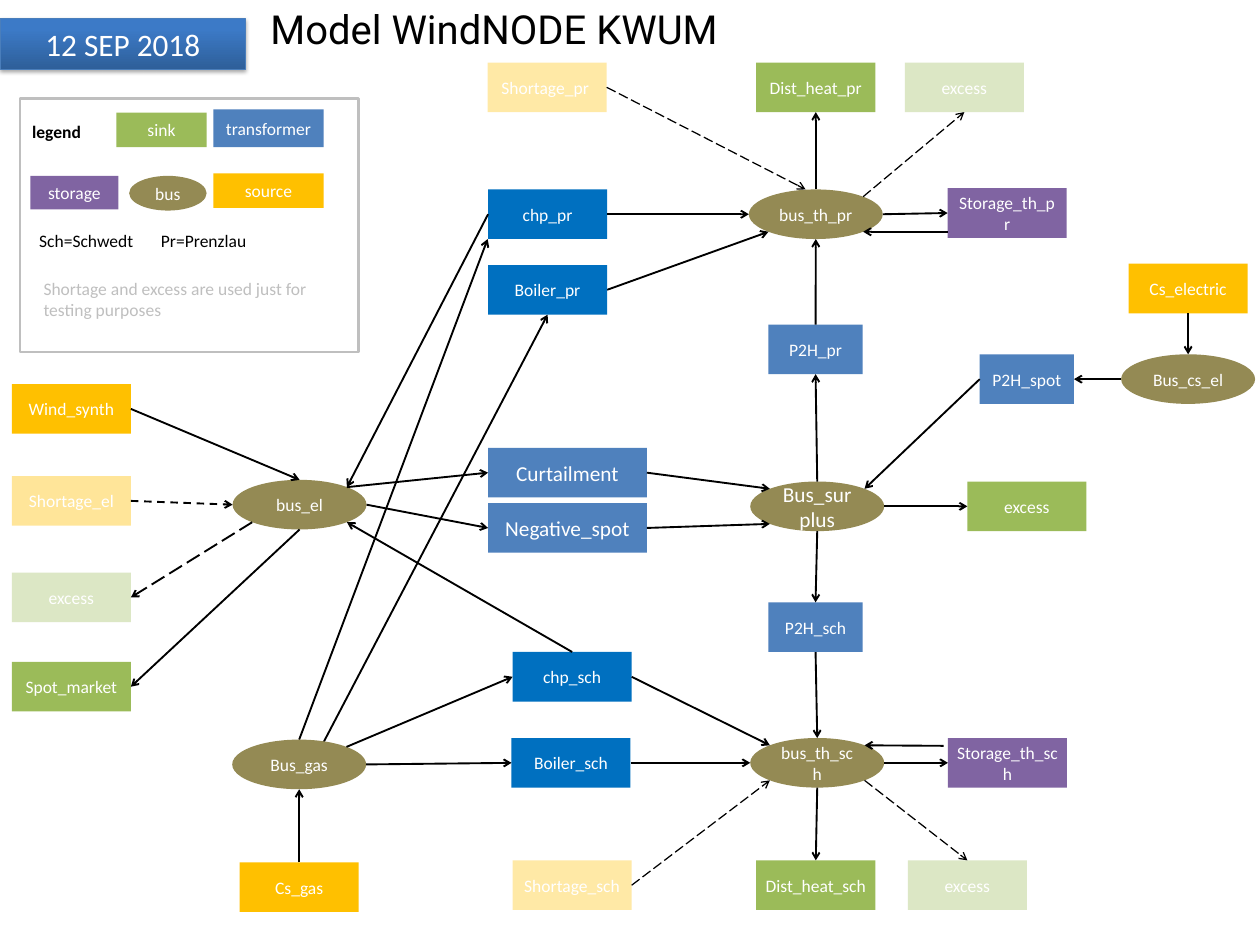
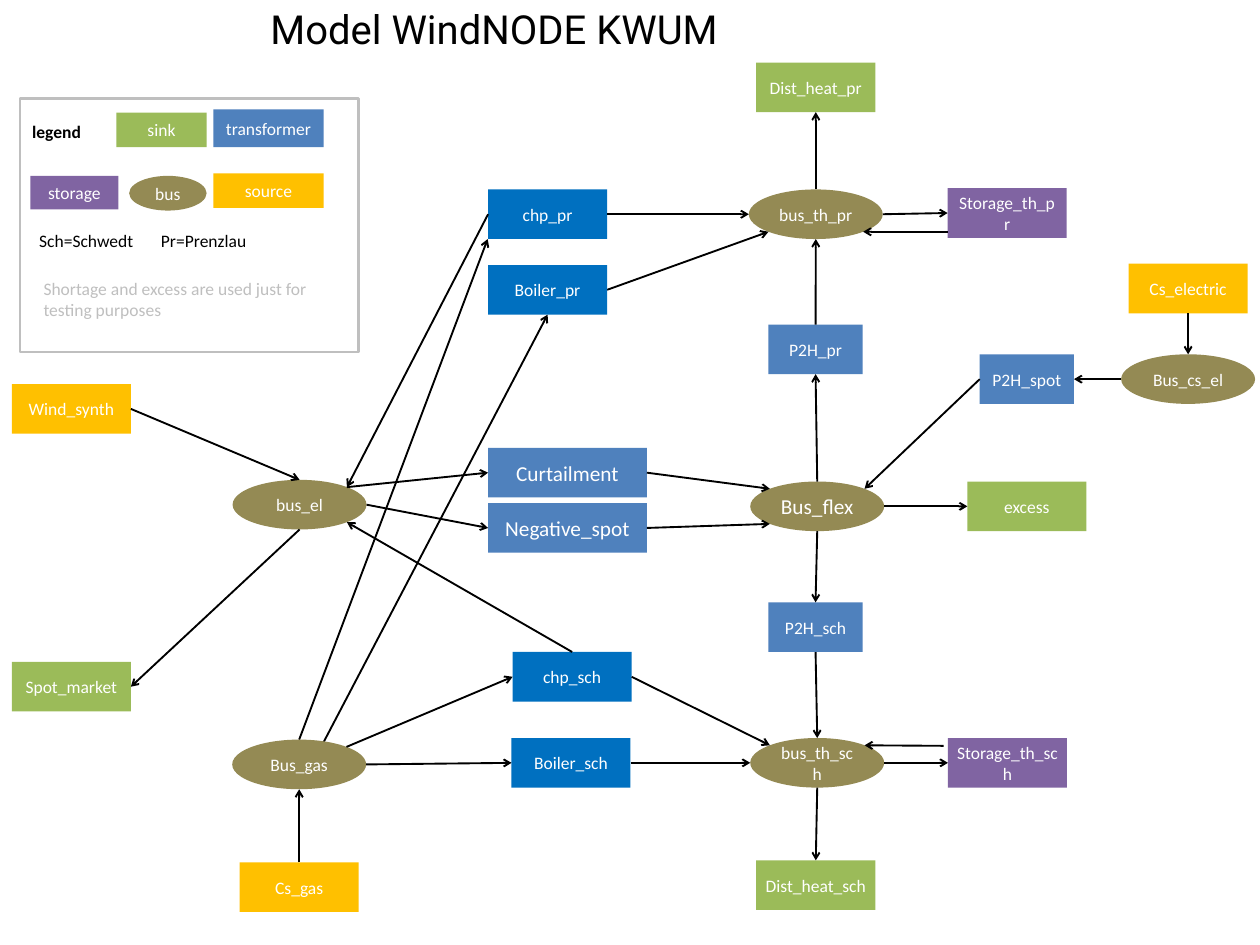
Before and after one commit to windnode/WindNODE_KWUM, a slide deck: slide 1 of windnode_kwum/docs/Modell_KWUM.pptx. Drawn at 1260x945 pixels with LibreOffice and Linux fonts; fonts in the diff are those of the drawing. Boxes give left, top, right and bottom in pixels: in the first picture for what was removed or moved away, otherwise in the second. Text is boxed around its words. In the diff, an @@ line names an element or a change of style, - is before the commit and + after.

```diff
--- a/windnode_kwum/docs/Modell_KWUM.pptx
+++ b/windnode_kwum/docs/Modell_KWUM.pptx
@@ group removed at [0, 19, 1027, 910]: 7 rectangles, 6 arrows @@
-12 SEP 2018
@@ text in ellipse at [781, 499, 853, 517]: text changed @@
-Bus_surplus
+Bus_flex
```
Also in this commit, not shown: 2 other files.
